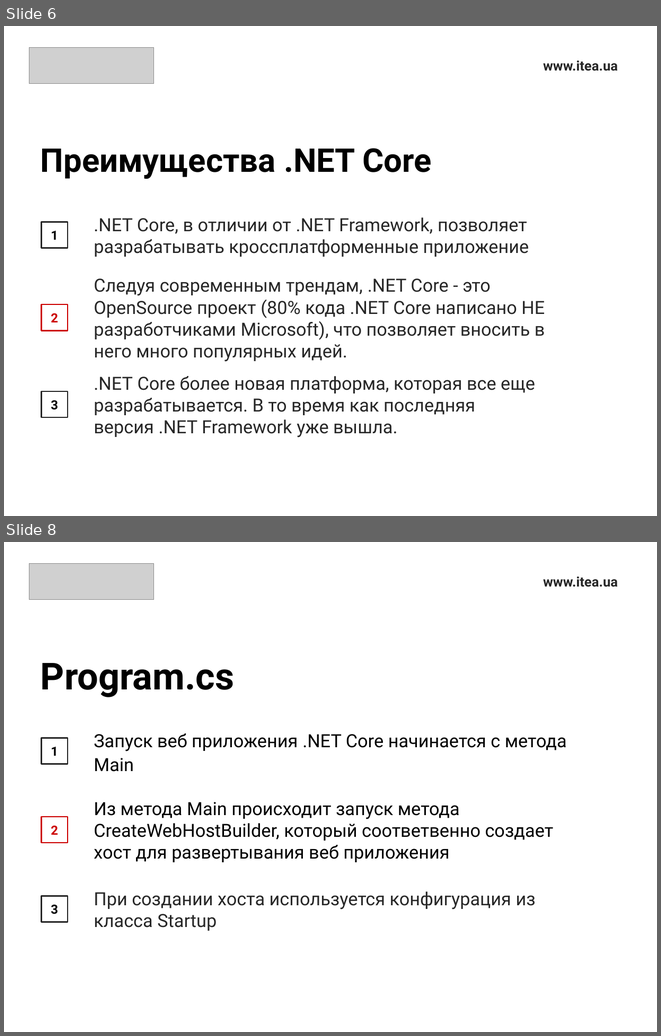
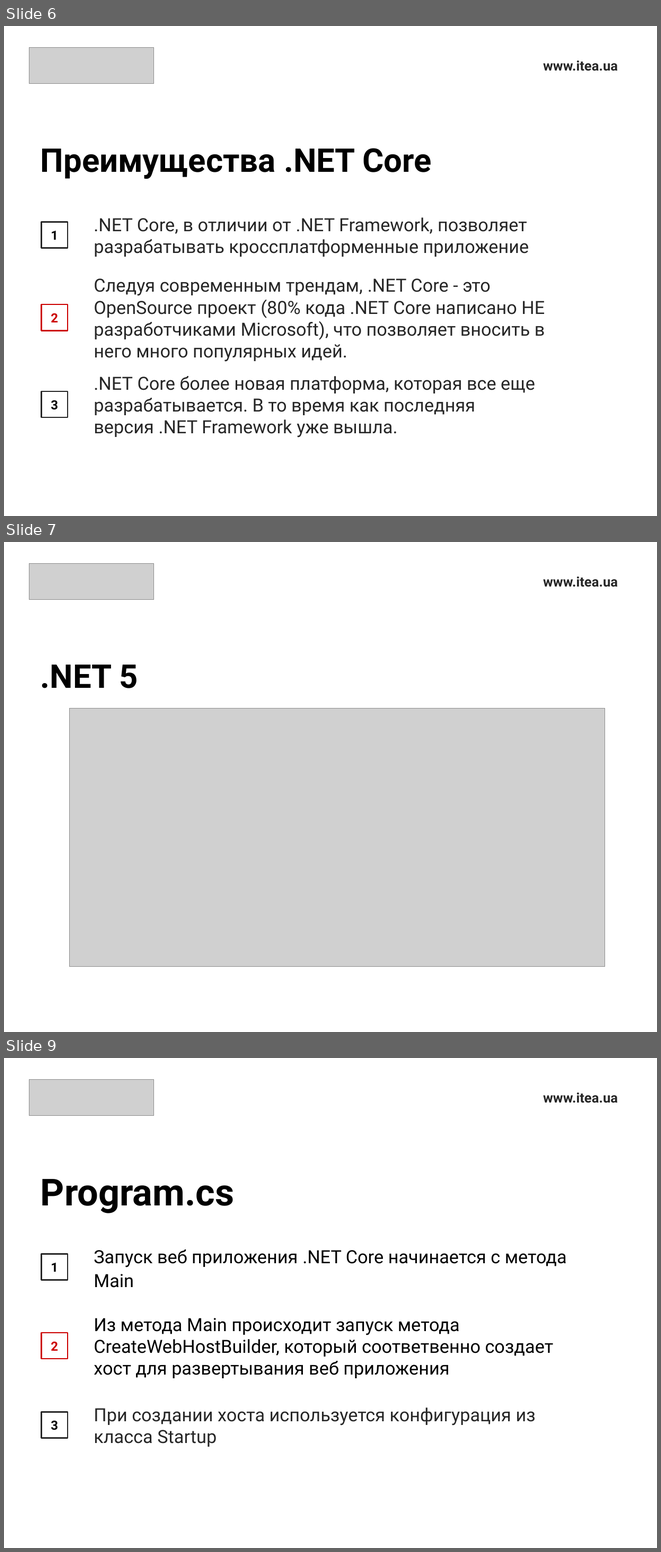
Before and after one commit to RusyaOne/NetCore_09.12.2020, a slide deck: 1.Introduction/Introduction.pptx. Shown one above the other, each under a label of ours: slides 6 and 8 before the commit, slides 6, 7 and 9 after it; the slides between them are not shown. The pictures are 661x1036 and 661x1552 pixels, drawn with LibreOffice and Linux fonts; fonts in the diff are those of the drawing; grey boxes stand for pictures. Boxes give left, top, right and bottom in pixels: in the first picture for what was removed or moved away, otherwise in the second. Text is boxed around its words. In the diff, an @@ line names an element or a change of style, - is before the commit and + after.

```diff
--- a/1.Introduction/Introduction.pptx
+++ b/1.Introduction/Introduction.pptx
@@ slide 7 added at (4, 542, 657, 1032), background #FFFFFF @@
@@ picture added at (29, 564, 153, 599) @@
@@ text added at (543, 576, 618, 587), 15 pt, text #262626, bold @@
+www.itea.ua
@@ title added at (41, 664, 138, 688), 36 pt, text #000000, bold @@
+.NET 5
@@ picture added at (69, 708, 604, 967) @@
@@ what was slide 8 is now slide 9 @@
```
Also in this commit, not shown: 8 other files.
